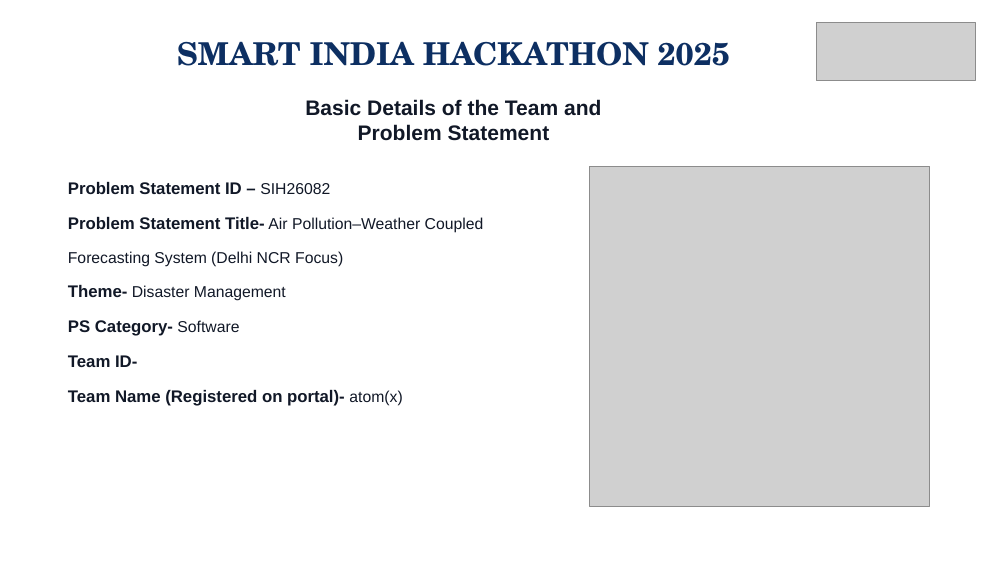
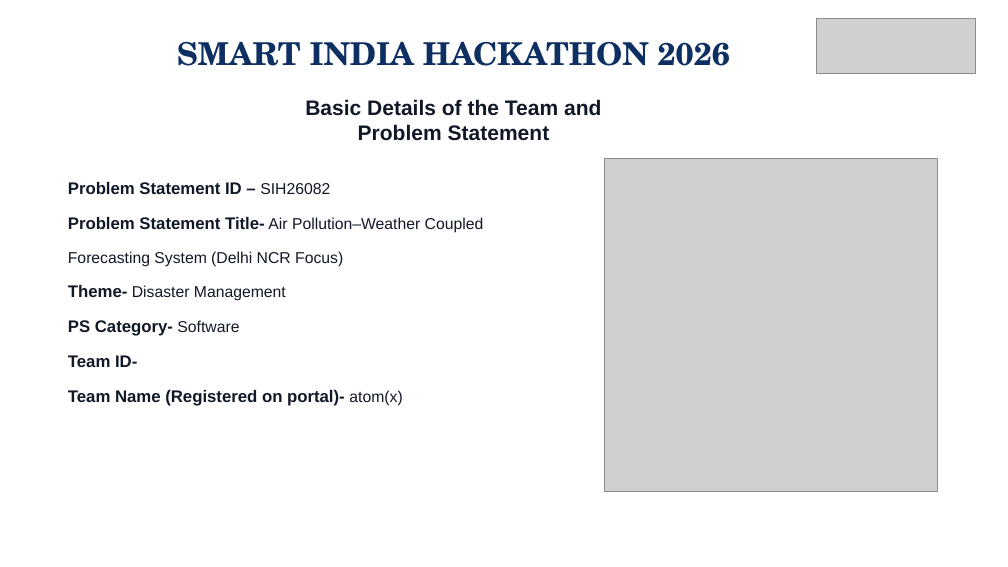
Before and after one commit to vivek-glitch15/VayuCoupler, a slide deck: slide 1 of VayuCoupler_SIH_AtomX_Idea_Submission.pptx. Drawn at 1008x567 pixels with LibreOffice and Linux fonts; fonts in the diff are those of the drawing; grey boxes stand for pictures. Boxes give left, top, right and bottom in pixels: in the first picture for what was removed or moved away, otherwise in the second. Text is boxed around its words. In the diff, an @@ line names an element or a change of style, - is before the commit and + after.

Commit message:
feat(presentation): update SIH year to 2026, embed official bulb logo and real app photos for Team atom(x)

```diff
--- a/VayuCoupler_SIH_AtomX_Idea_Submission.pptx
+++ b/VayuCoupler_SIH_AtomX_Idea_Submission.pptx
@@ picture: place and size @@
-picture at <box>817,23,975,81</box>
+picture at <box>817,19,975,73</box>
@@ text at <box>177,41,730,66</box>: text changed @@
-SMART INDIA HACKATHON 2025
+SMART INDIA HACKATHON 2026
@@ picture: place and size @@
-picture at <box>590,166,930,507</box>
+picture at <box>605,159,938,492</box>
```
Also in this commit, not shown: 5 other slides changed, 17 other files.
